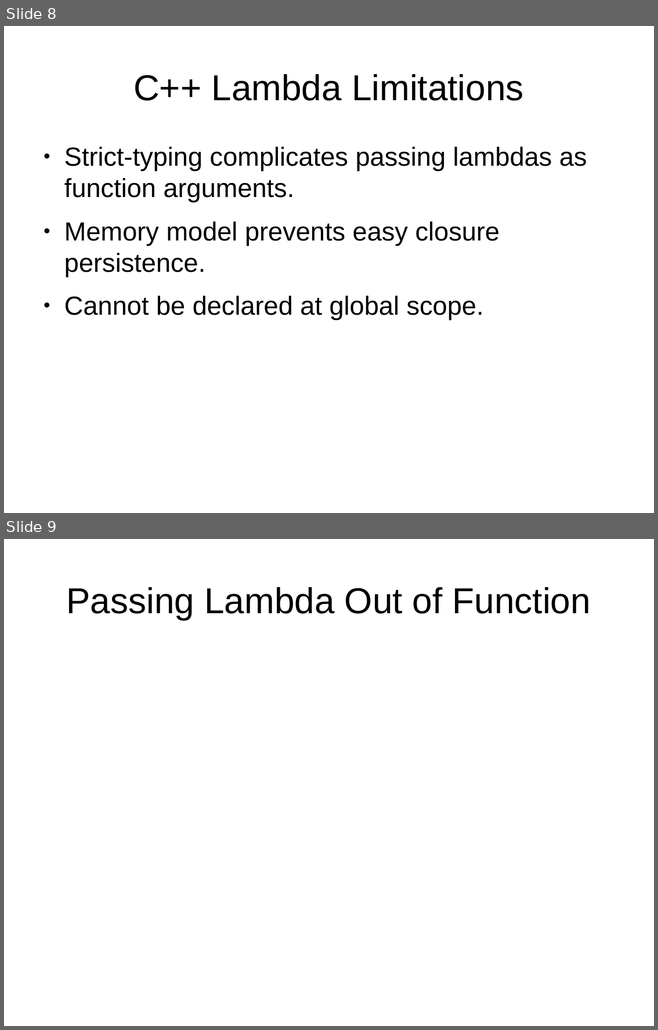
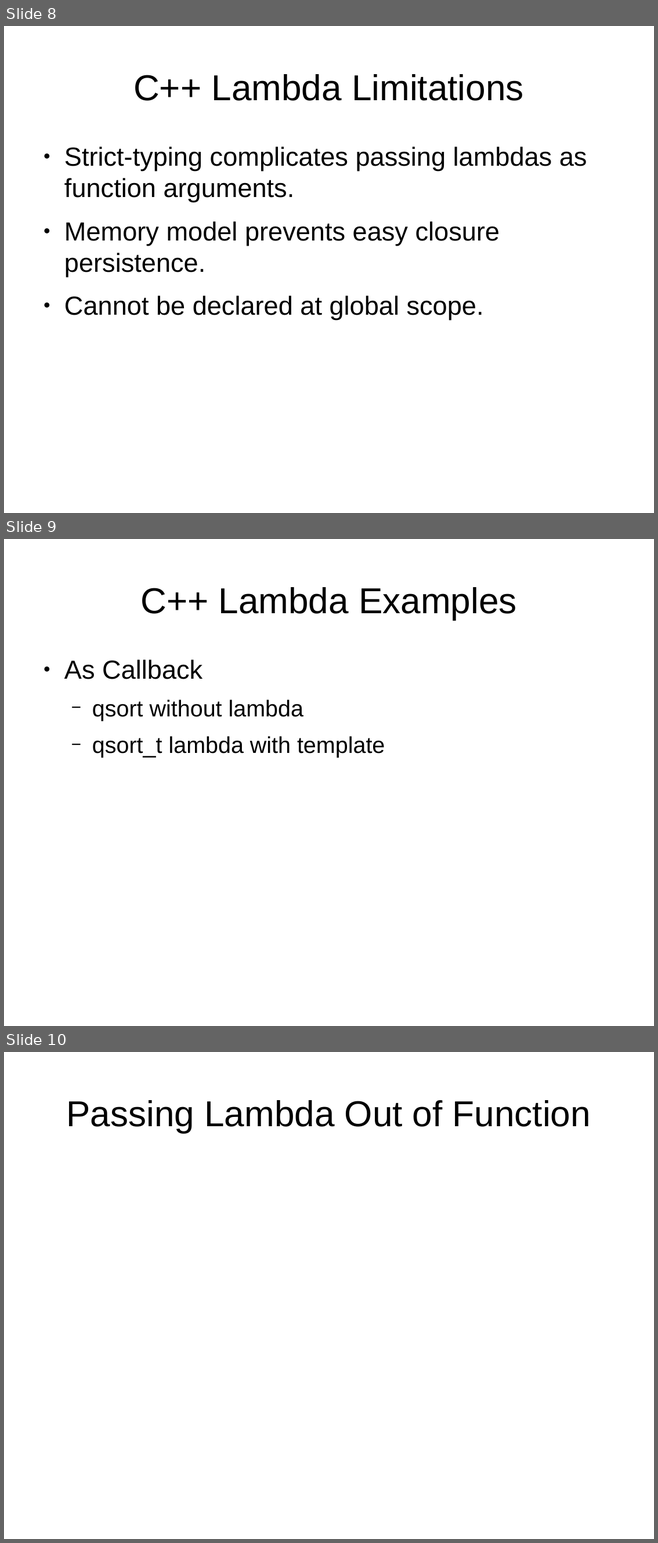
Before and after one commit to cjungmann/lambda_talk, a slide deck: lambda.odp. Shown one above the other, each under a label of ours: slides 8 and 9 before the commit, slides 8, 9 and 10 after it. The pictures are 658x1030 and 658x1543 pixels, drawn with LibreOffice and Linux fonts; fonts in the diff are those of the drawing. Boxes give left, top, right and bottom in pixels: in the first picture for what was removed or moved away, otherwise in the second. Text is boxed around its words. In the diff, an @@ line names an element or a change of style, - is before the commit and + after.

Commit message:
Continued work.

```diff
--- a/lambda.odp
+++ b/lambda.odp
@@ slide 9 added at [4,539,654,1026], background #FFFFFF @@
@@ title added at [140,587,516,620], 44 pt, text #000000 @@
+C++ Lambda Examples
@@ text added at [64,660,384,758], 28 pt, text #000000 @@
+● As Callback
+  − qsort without lambda
+  − qsort_t lambda with template
@@ what was slide 9 is now slide 10 @@
```
